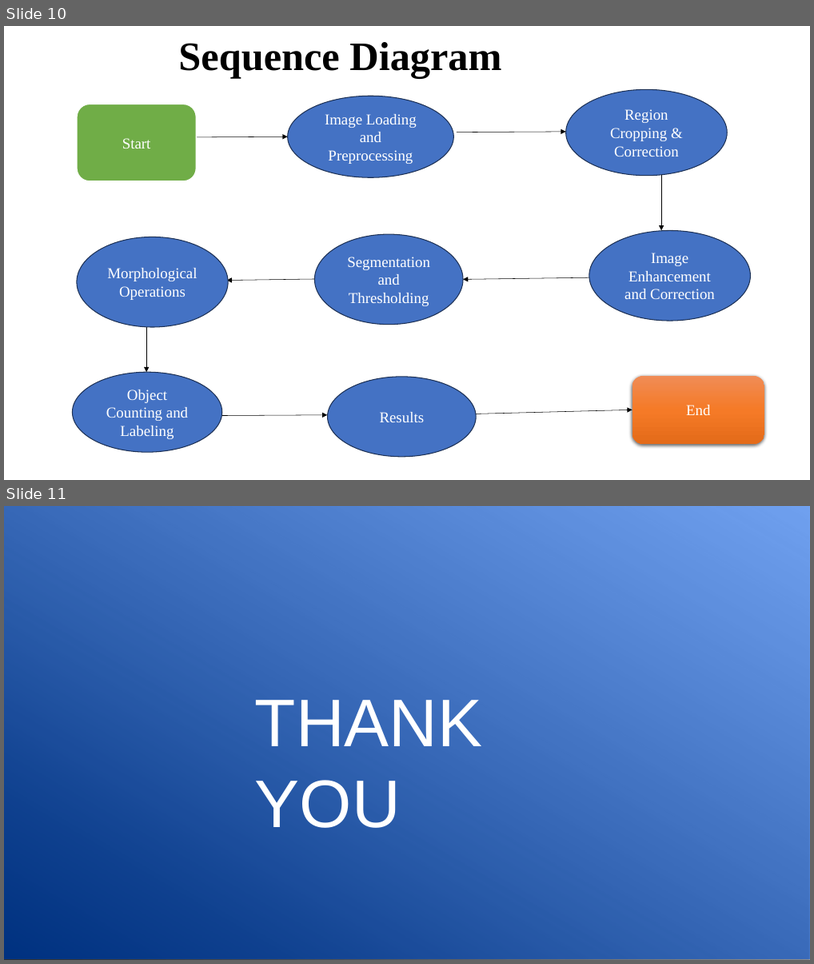
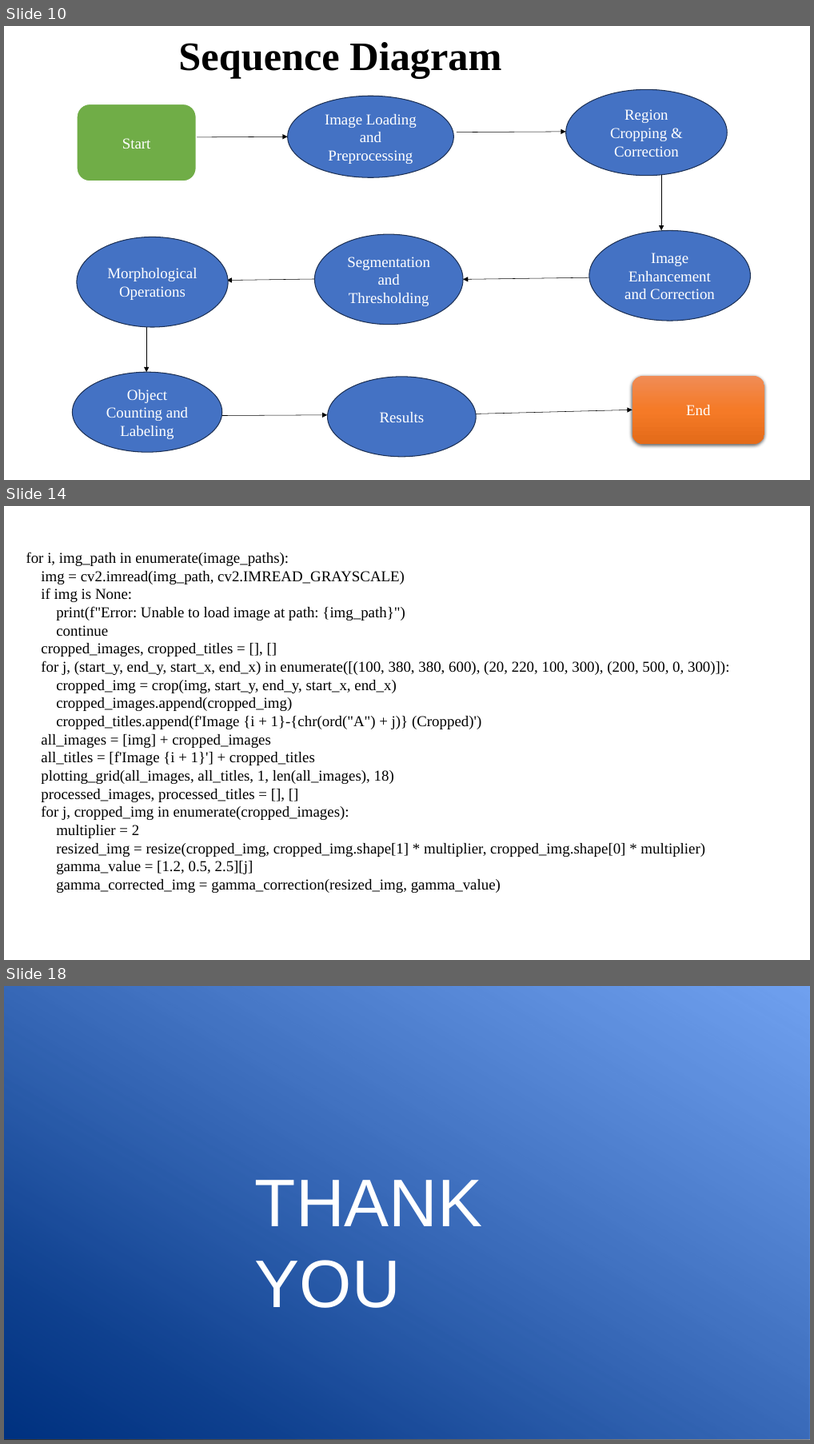
Before and after one commit to Chakrapani2122/Major-Project, a slide deck: Major Project.pptx. Shown one above the other, each under a label of ours: slides 10 and 11 before the commit, slides 10, 14 and 18 after it; the slides between them are not shown. The pictures are 814x964 and 814x1444 pixels, drawn with LibreOffice and Linux fonts; fonts in the diff are those of the drawing. Boxes give left, top, right and bottom in pixels: in the first picture for what was removed or moved away, otherwise in the second. Text is boxed around its words. In the diff, an @@ line names an element or a change of style, - is before the commit and + after.

```diff
--- a/Major Project.pptx
+++ b/Major Project.pptx
@@ slide 14 added at box(4, 506, 810, 960), background #FFFFFF @@
@@ text added at box(26, 552, 730, 892), 18 pt, text #000000 @@
+for i, img_path in enumerate(image_paths):
+img = cv2.imread(img_path, cv2.IMREAD_GRAYSCALE)
+if img is None:
+print(f"Error: Unable to load image at path: {img_path}")
+continue
+cropped_images, cropped_titles = [], []
+for j, (start_y, end_y, start_x, end_x) in enumerate([(100, 380, 380, 600), (20, 220, 100, 300), (200, 500, 0, 300)]):
+cropped_img = crop(img, start_y, end_y, start_x, end_x)
+cropped_images.append(cropped_img)
+cropped_titles.append(f'Image {i + 1}-{chr(ord("A") + j)} (Cropped)')
+all_images = [img] + cropped_images
+all_titles = [f'Image {i + 1}'] + cropped_titles
+plotting_grid(all_images, all_titles, 1, len(all_images), 18)
+processed_images, processed_titles = [], []
+for j, cropped_img in enumerate(cropped_images):
+multiplier = 2
+resized_img = resize(cropped_img, cropped_img.shape[1] * multiplier, cropped_img.shape[0] * multiplier)
+gamma_value = [1.2, 0.5, 2.5][j]
+gamma_corrected_img = gamma_correction(resized_img, gamma_value)
@@ what was slide 11 is now slide 18 @@
```
Also in this commit, not shown: 6 slides changed, 6 other slides added, 4 other files.
